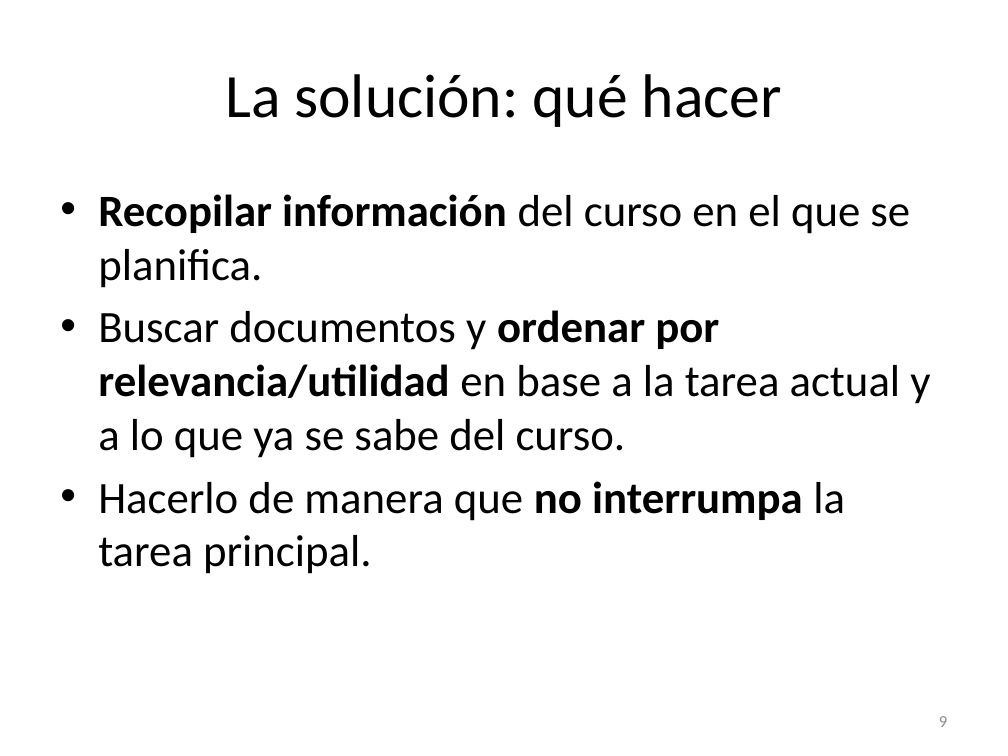
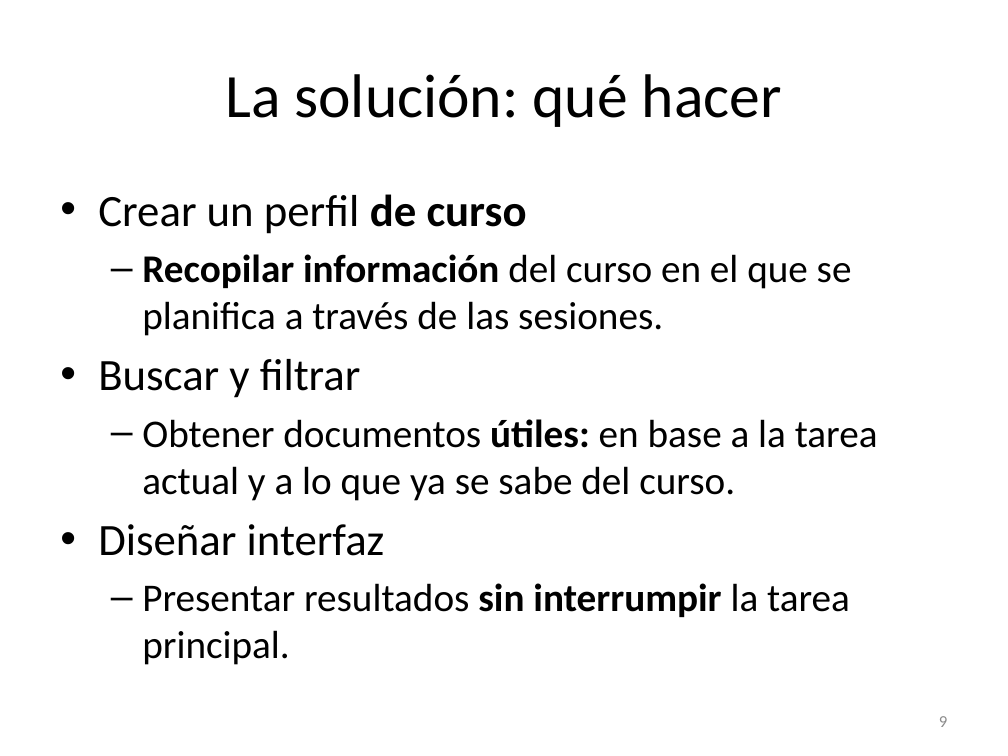
Before and after one commit to lfborjas/Lebrixen, a slide deck: slide 9 of Expo.pptx. Drawn at 1008x756 pixels with LibreOffice and Linux fonts; fonts in the diff are those of the drawing. Boxes give left, top, right and bottom in pixels: in the first picture for what was removed or moved away, otherwise in the second. Text is boxed around its words. In the diff, an @@ line names an element or a change of style, - is before the commit and + after.

```diff
--- a/Expo.pptx
+++ b/Expo.pptx
@@ text at bbox=[98, 194, 878, 665]: text changed; size 32 to 28 pt @@
-• Recopilar información del curso en el que se planifica.
-• Buscar documentos y ordenar por relevancia/utilidad en base a la tarea actual y a lo que ya se sabe del curso.
-• Hacerlo de manera que no interrumpa la tarea principal.
+• Crear un perfil de curso
+  – Recopilar información del curso en el que se planifica a través de las sesiones.
+• Buscar y filtrar
+  – Obtener documentos útiles: en base a la tarea actual y a lo que ya se sabe del curso.
+• Diseñar interfaz
+  – Presentar resultados sin interrumpir la tarea principal.
```
Also in this commit, not shown: 6 other slides changed, 4 slides added, 1 slide removed, 1 other file.
